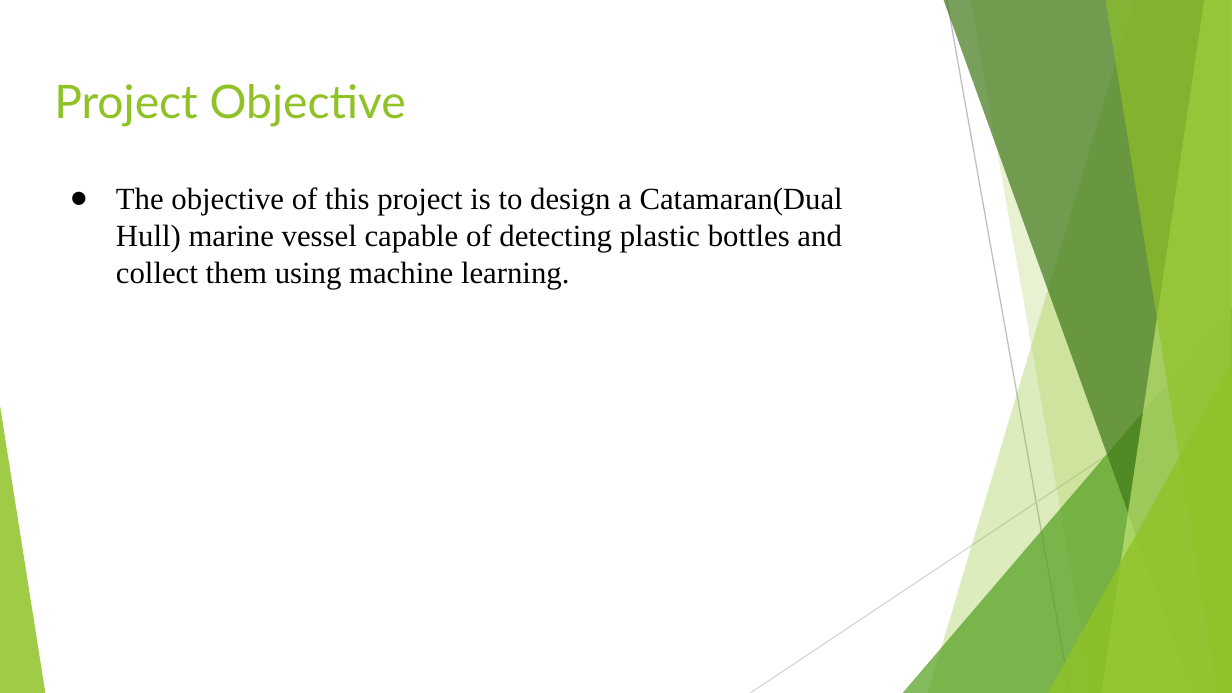
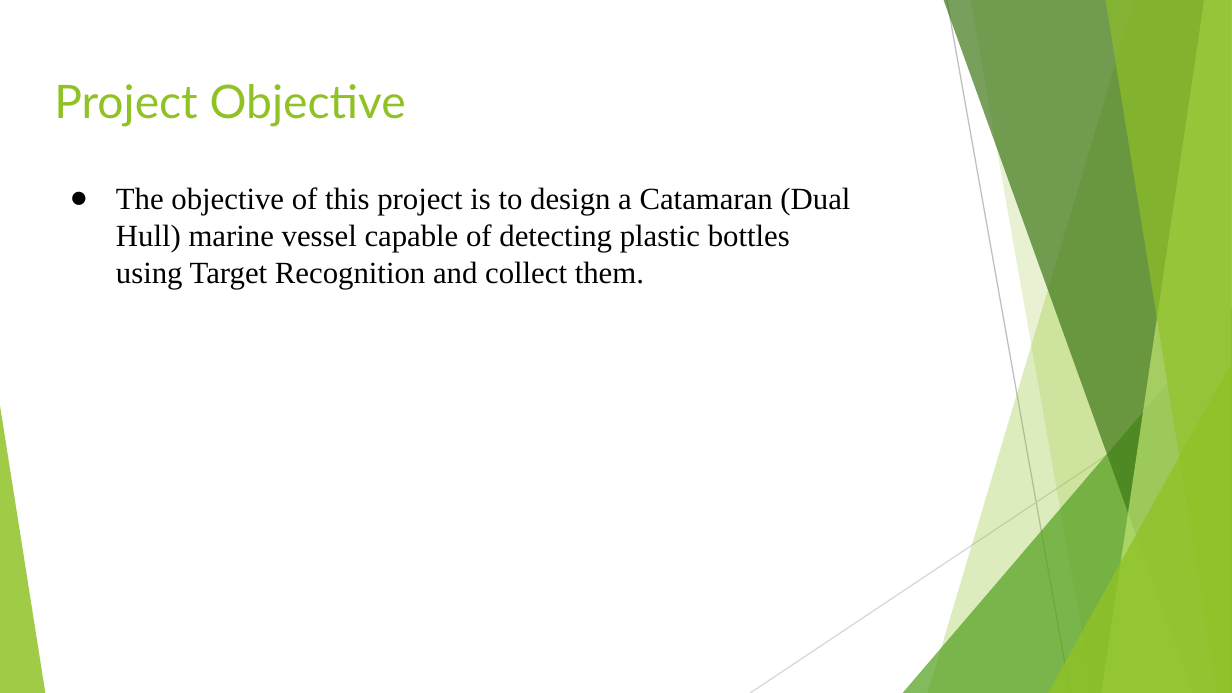
Before and after one commit to mmehmood/senior-design, a slide deck: slide 4 of Final Presentation task 1-6 and 1-5.pptx. Drawn at 1232x693 pixels with LibreOffice and Linux fonts; fonts in the diff are those of the drawing. Boxes give left, top, right and bottom in pixels: in the first picture for what was removed or moved away, otherwise in the second. Text is boxed around its words. In the diff, an @@ line names an element or a change of style, - is before the commit and + after.

```diff
--- a/Final Presentation task 1-6 and 1-5.pptx
+++ b/Final Presentation task 1-6 and 1-5.pptx
@@ text at (116, 187, 850, 289): text changed @@
-● The objective of this project is to design a Catamaran(Dual Hull) marine vessel capable of detecting plastic bottles and collect them using machine learning.
+● The objective of this project is to design a Catamaran (Dual Hull) marine vessel capable of detecting plastic bottles using Target Recognition and collect them.
```
Also in this commit, not shown: 18 other slides changed, 14 slides added, 15 slides removed.
